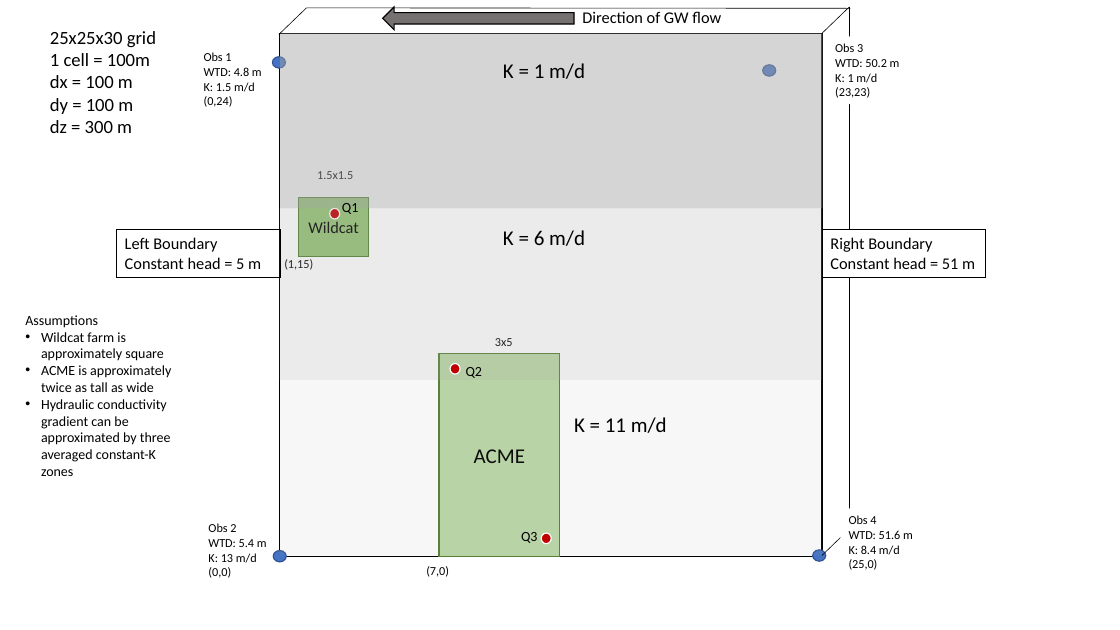
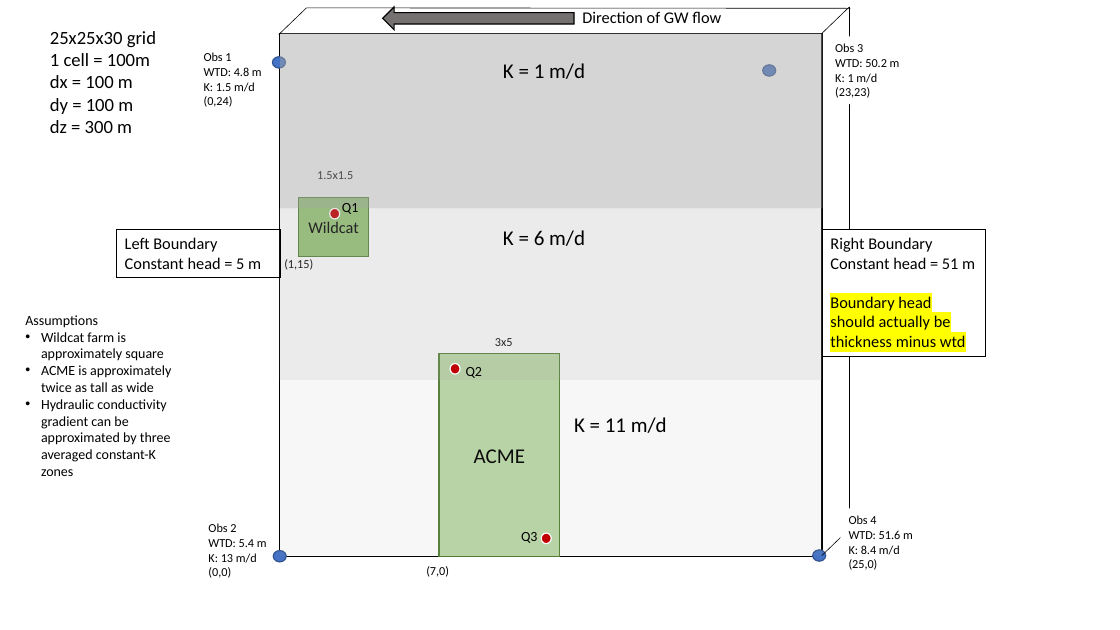
Before and after one commit to GW-modelling-Spring2022/homework-akahler03, a slide deck: slide 5 of Working/HW7_Farm/Conceptual models.pptx. Drawn at 1120x630 pixels with LibreOffice and Linux fonts; fonts in the diff are those of the drawing. Boxes give left, top, right and bottom in pixels: in the first picture for what was removed or moved away, otherwise in the second. Text is boxed around its words. In the diff, an @@ line names an element or a change of style, - is before the commit and + after.

```diff
--- a/Working/HW7_Farm/Conceptual models.pptx
+++ b/Working/HW7_Farm/Conceptual models.pptx
@@ rectangle "Right Boundary" resized from (x1=823, y1=229, x2=986, y2=277) to (x1=823, y1=229, x2=986, y2=356) @@
@@ text in rectangle at (x1=830, y1=296, x2=966, y2=347): paragraph added @@
+Boundary head should actually be thickness minus wtd
```
Also in this commit, not shown: 10 other files.
